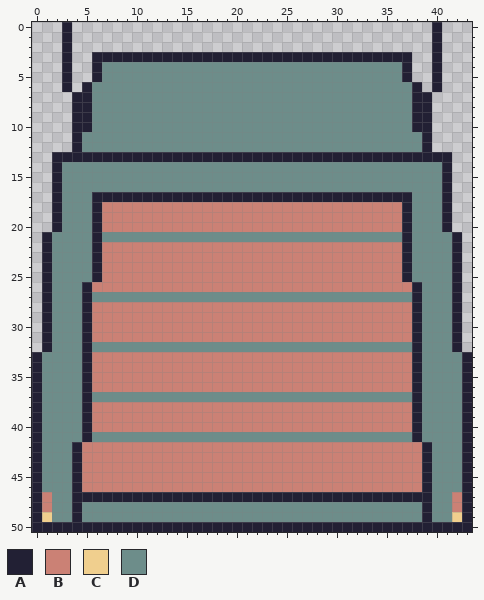
One commit to this pixel-art sprite: src/art/truck.png. The picture above was drawn from the file before the commit.
The file is 44x51 pixels.
Palette (. is transparent): A #222034  B #cb8175  C #f0cf8e  D #6d8d8a
The result:
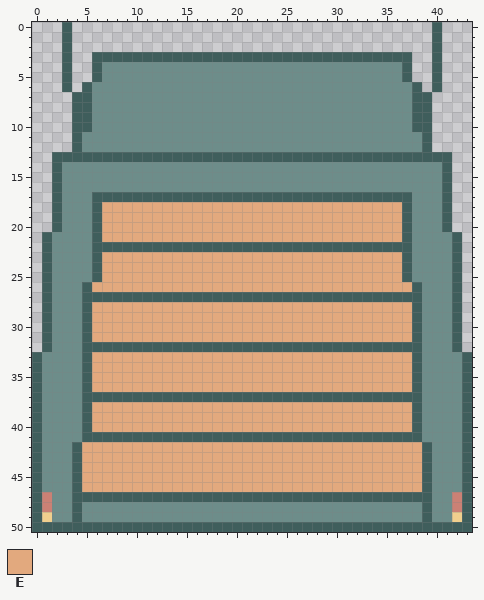
Colours new in this view: E #e2a97e
Change:
Colour A changes from #222034 to #3f5e5c.
Colour B becomes colour A in row 22 at x 7 to 36.
Colour D becomes colour A in row 27 at x 6 to 37; in row 32 at x 6 to 37; in row 37 at x 6 to 37; in row 41 at x 6 to 37.
Colour B becomes colour E in rows 18 to 20 at x 7 to 36; in rows 23 to 25 at x 7 to 36; in row 26 at x 6 to 37; in rows 28 to 31 at x 6 to 37; in rows 33 to 36 at x 6 to 37; in rows 38 to 40 at x 6 to 37.
Colour B becomes colour E in rows 42 to 46 at x 5 to 38.
Colour D becomes colour E in row 21 at x 7 to 36.
